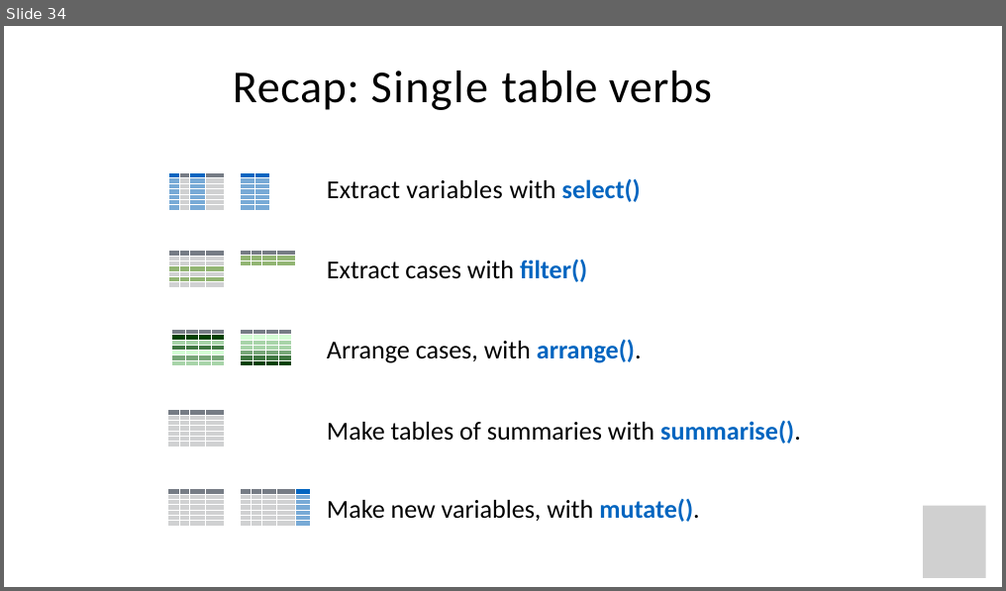
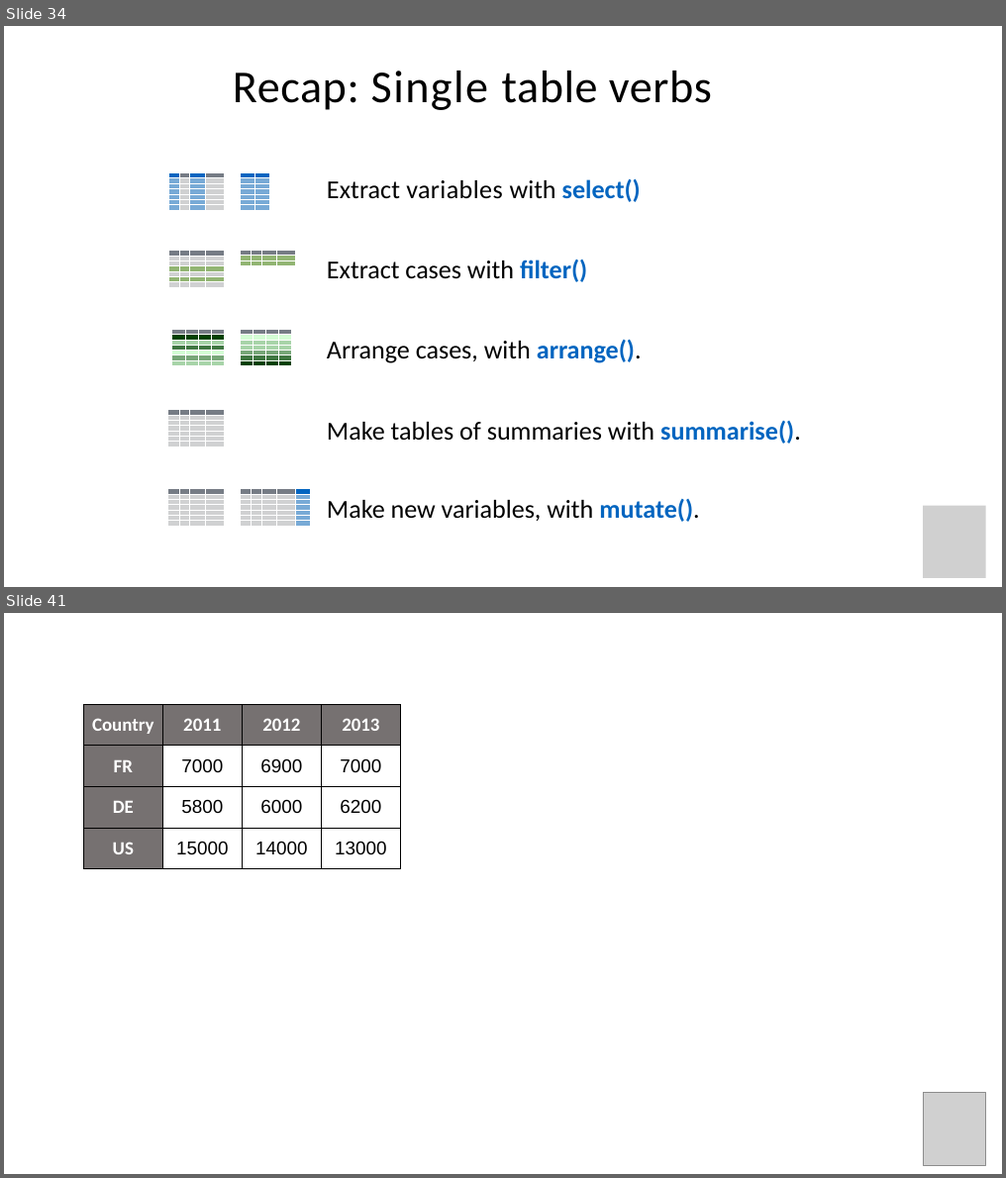
Before and after one commit to Ahmedbargheet/R-for-beginners_UiT, a slide deck: R_workshop_3.ppt. Shown one above the other, each under a label of ours: slide 34 before the commit, slides 34 and 41 after it; the slides between them are not shown. The pictures are 1006x591 and 1006x1178 pixels, drawn with LibreOffice and Linux fonts; fonts in the diff are those of the drawing; grey boxes stand for pictures; background and template pictures are left out. Boxes give left, top, right and bottom in pixels: in the first picture for what was removed or moved away, otherwise in the second. Text is boxed around its words. In the diff, an @@ line names an element or a change of style, - is before the commit and + after.

```diff
--- a/R_workshop_3.ppt
+++ b/R_workshop_3.ppt
@@ slide 41 added at bbox=[4, 613, 1002, 1174], background #FFFFFF @@
@@ table added at bbox=[83, 704, 401, 869], 4 rows, 4 columns @@
+Country | 2011 | 2012 | 2013
+FR | 7000 | 6900 | 7000
+DE | 5800 | 6000 | 6200
+US | 15000 | 14000 | 13000
@@ picture added at bbox=[924, 1093, 986, 1165] @@
```
Also in this commit, not shown: 26 other slides added, 2 other files.
